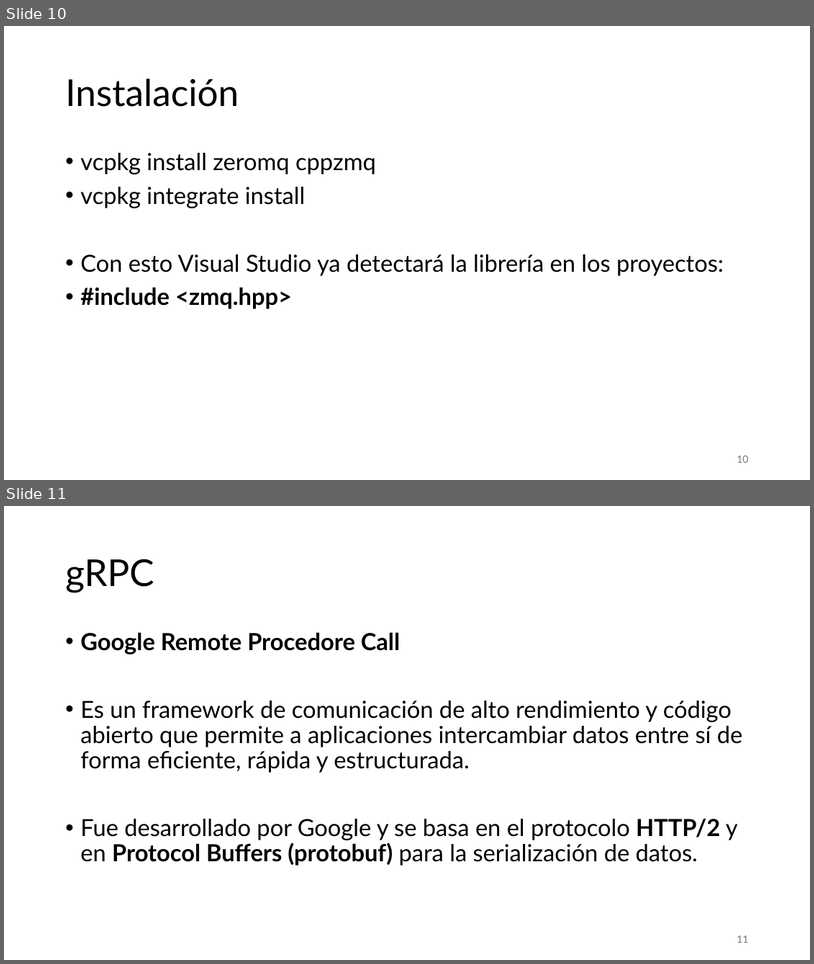
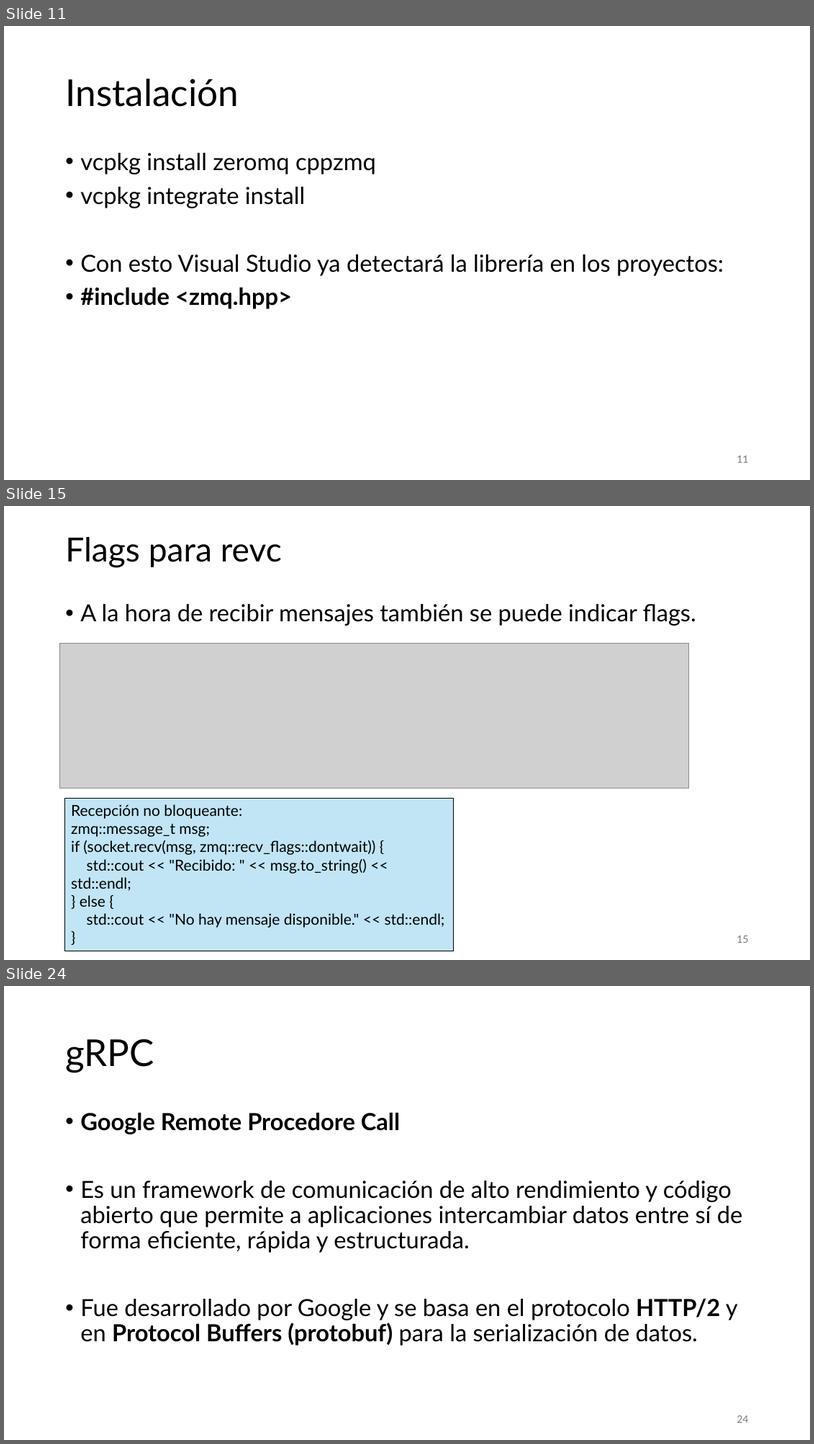
Before and after one commit to aldebarran22/CURSO_CPP_SERVICIOS_30H, a slide deck: doc/3_Comunicacion_microservicios_C++.pptx. Shown one above the other, each under a label of ours: slides 10 and 11 before the commit, slides 11, 15 and 24 after it; the slides between them are not shown. The pictures are 814x964 and 814x1444 pixels, drawn with LibreOffice and Linux fonts; fonts in the diff are those of the drawing; grey boxes stand for pictures. Boxes give left, top, right and bottom in pixels: in the first picture for what was removed or moved away, otherwise in the second. Text is boxed around its words. In the diff, an @@ line names an element or a change of style, - is before the commit and + after.

```diff
--- a/doc/3_Comunicacion_microservicios_C++.pptx
+++ b/doc/3_Comunicacion_microservicios_C++.pptx
@@ slide 15 added at (x1=4, y1=506, x2=810, y2=960), background #FFFFFF @@
@@ title added at (x1=65, y1=537, x2=282, y2=568), 39.6 pt, text #000000 @@
+Flags para revc
@@ text added at (x1=80, y1=604, x2=697, y2=626), 28 pt, text #000000 @@
+• A la hora de recibir mensajes también se puede indicar flags.
@@ picture added at (x1=59, y1=643, x2=689, y2=788) @@
@@ rectangle added at (x1=65, y1=798, x2=453, y2=951), fill #C1E5F5, outline #000000 0.75 pt, 18 pt, text #000000 @@
+Recepción no bloqueante:
+zmq::message_t msg;
+if (socket.recv(msg, zmq::recv_flags::dontwait)) {
+std::cout << "Recibido: " << msg.to_string() << std::endl;
+} else {
+std::cout << "No hay mensaje disponible." << std::endl;
+}
@@ page number added at (x1=737, y1=935, x2=748, y2=942), 12 pt, text #797979 @@
+15
@@ what was slide 10 is now slide 11 @@
@@ page number at (x1=737, y1=455, x2=748, y2=462): text changed @@
-10
+11
@@ what was slide 11 is now slide 24 @@
@@ page number at (x1=737, y1=1415, x2=748, y2=1422): text changed @@
-11
+24
```
Also in this commit, not shown: 3 slides changed, 14 other slides added, 31 other files.
